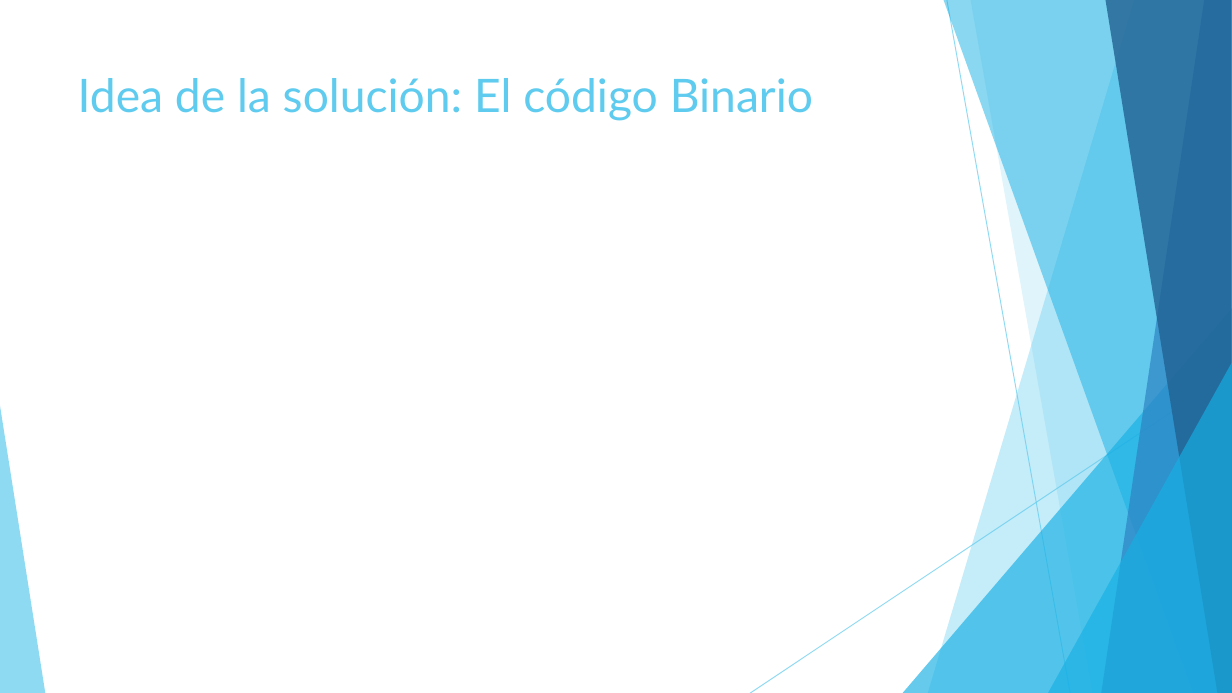
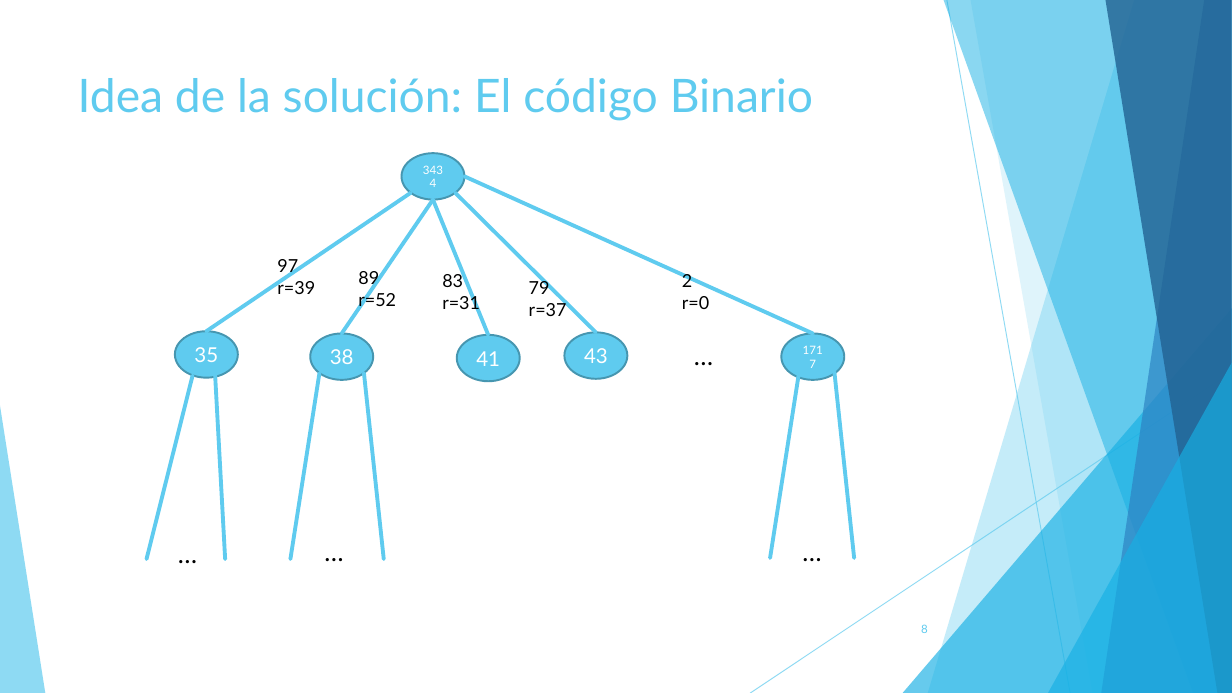
Before and after one commit to jsainero/reto_accenture, a slide deck: slide 8 of Reto Accenture.pptx (slide 7 before the commit). Drawn at 1232x693 pixels with LibreOffice and Linux fonts; fonts in the diff are those of the drawing. Boxes give left, top, right and bottom in pixels: in the first picture for what was removed or moved away, otherwise in the second. Text is boxed around its words. In the diff, an @@ line names an element or a change of style, - is before the commit and + after.

```diff
--- a/Reto Accenture.pptx
+++ b/Reto Accenture.pptx
@@ group added at [147,153,854,574]: 11 lines, 9 texts, 6 ellipses @@
+3434
+35
+38
+41
+43
+1717
+…
+97 r=39
+89 r=52
+83 r=31
+79 r=37
+2 r=0
+…
+…
+…
@@ page number added at [921,624,928,633], 9 pt, text #5FCBEF @@
+8
```
Also in this commit, not shown: 7 other slides changed, 4 slides added, 1 other file.
